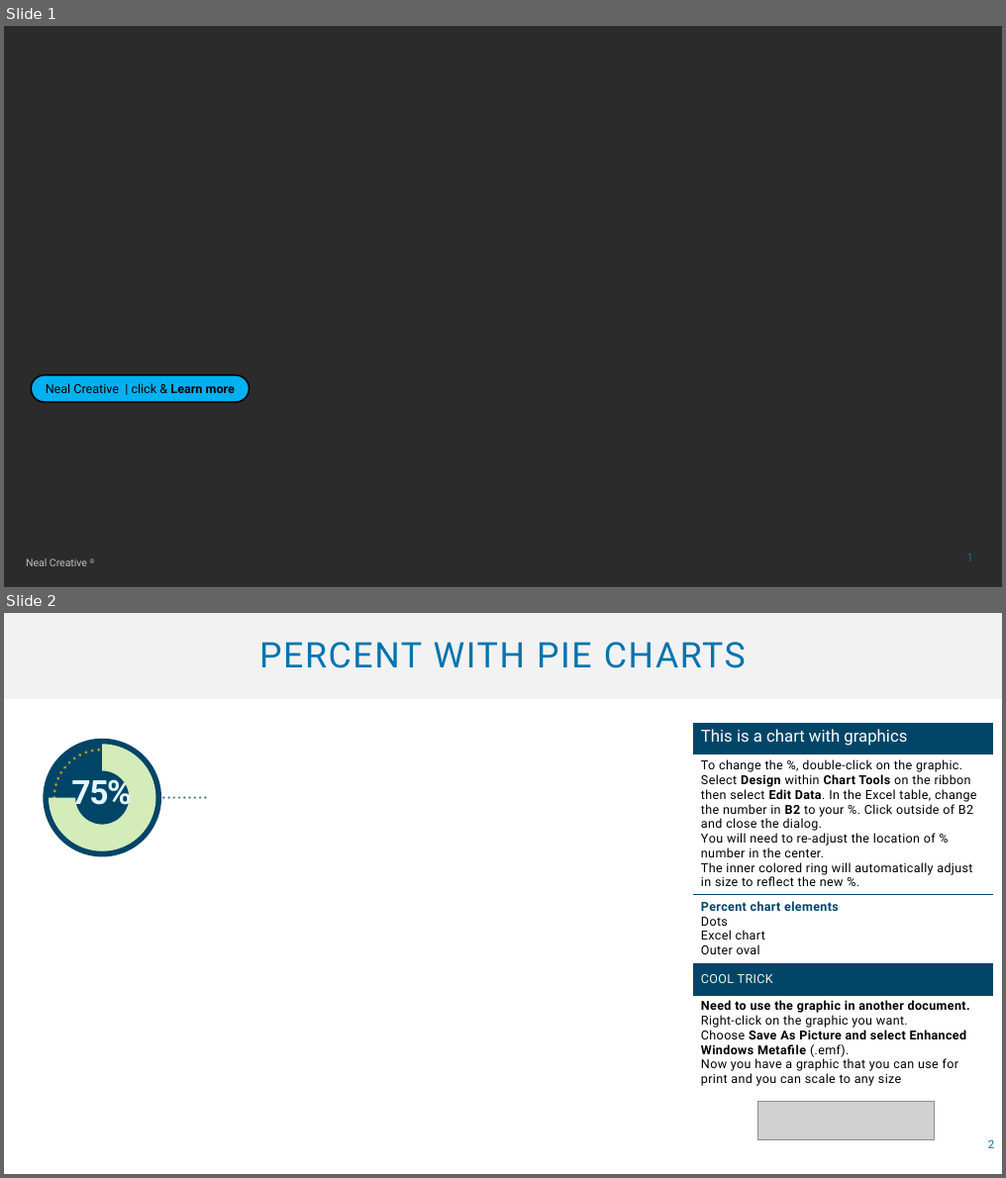
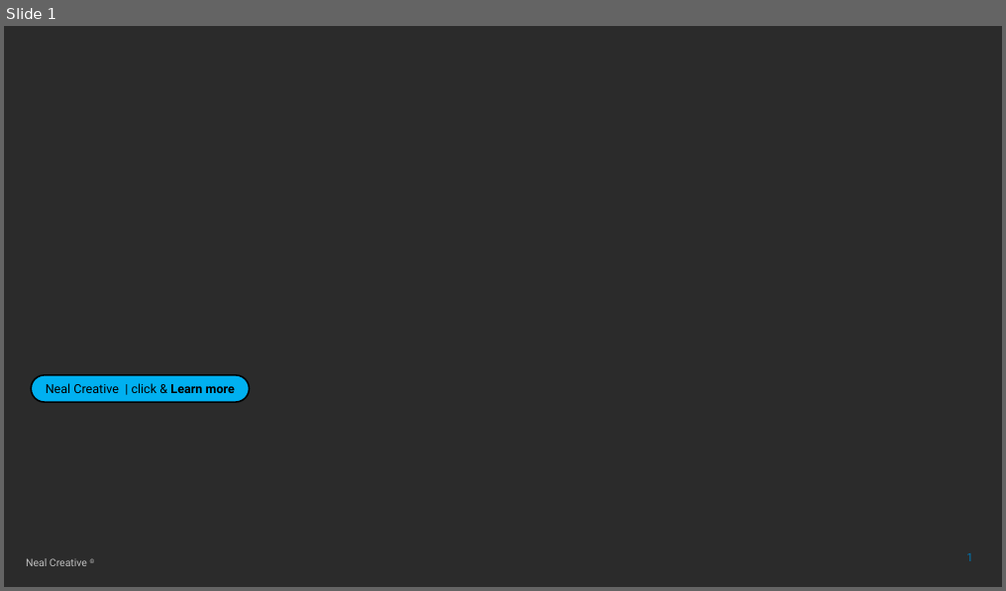
Before and after one commit to manavramesar/social-media-behaviour, a slide deck: Social Media Analysis Presentation.pptx. Shown one above the other, each under a label of ours: slides 1 and 2 before the commit, slide 1 after it. The pictures are 1006x1178 and 1006x591 pixels, drawn with LibreOffice and Linux fonts; fonts in the diff are those of the drawing; grey boxes stand for pictures; background and template pictures are left out; a plain dark background stands for a picture behind light text. Boxes give left, top, right and bottom in pixels: in the first picture for what was removed or moved away, otherwise in the second. Text is boxed around its words. In the diff, an @@ line names an element or a change of style, - is before the commit and + after.

```diff
--- a/Social Media Analysis Presentation.pptx
+++ b/Social Media Analysis Presentation.pptx
@@ slide 2 removed at bbox=[4, 613, 1002, 1174], background #FFFFFF @@
@@ title removed at bbox=[4, 613, 1002, 699] @@
-PERCENT WITH PIE CHARTS
@@ doughnut chart removed at bbox=[35, 731, 169, 865] @@
-categories: 1, 2
-Series 1: 0.75, 0.25
@@ table removed at bbox=[693, 723, 993, 1096], 5 rows, 1 columns @@
-This is a chart with graphics
-To change the %, double-click on the graphic. Select Design within Chart Tools on the ribbon then select Edit Data. In the Excel table, change the number in B2 to your %. Click outside of B2 and close the dialog. / You will need to re-adjust the location of % number in the center. / The inner colored ring will automatically adjust in size to reflect the new %.
-Percent chart elements / Dots / Excel chart / Outer oval
-COOL TRICK
-Need to use the graphic in another document. Right-click on the graphic you want. Choose Save As Picture and select Enhanced Windows Metafile (.emf). / Now you have a graphic that you can use for print and you can scale to any size
@@ ellipse removed at bbox=[43, 739, 161, 858] @@
@@ ellipse removed at bbox=[54, 750, 150, 846] @@
@@ line removed from (159, 798) to (206, 798) @@
@@ picture removed at bbox=[757, 1102, 934, 1140] @@
@@ page number removed at bbox=[988, 1140, 994, 1149] @@
-2
```
Also in this commit, not shown: 3 slides added, 7 other slides removed.
